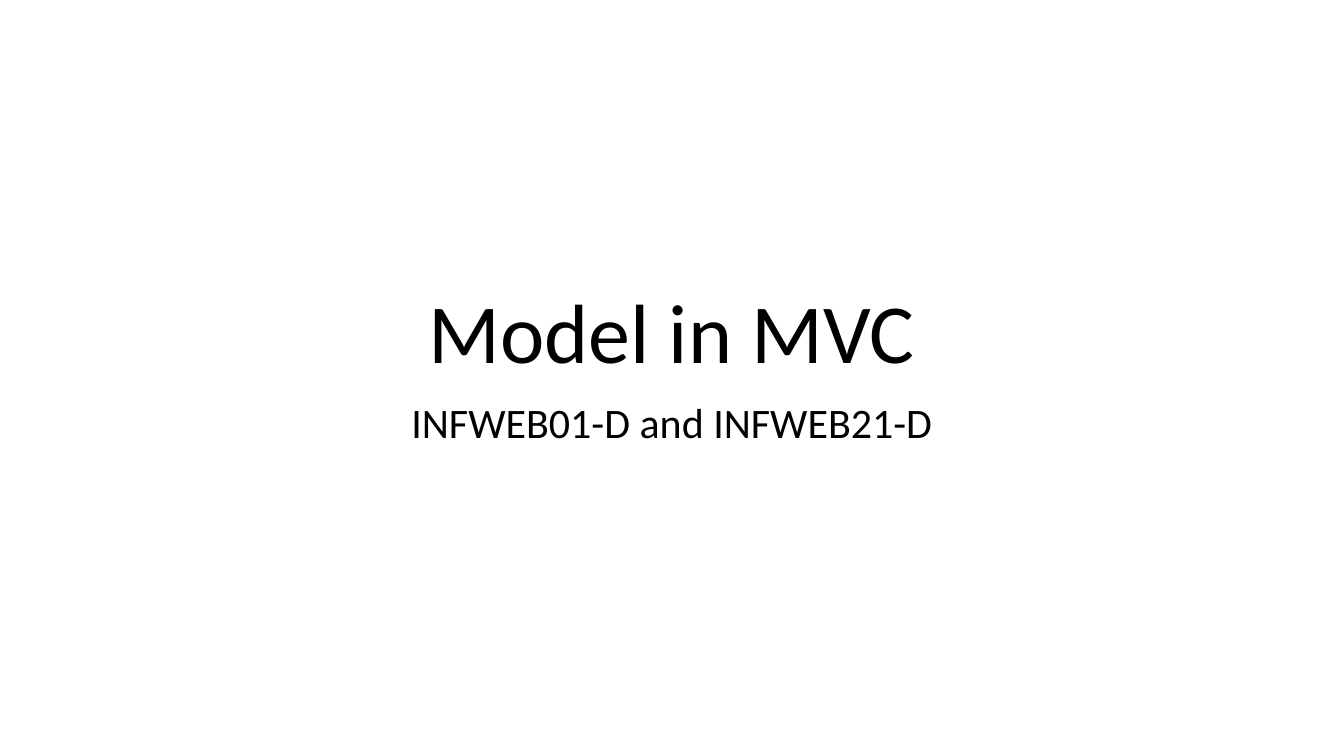
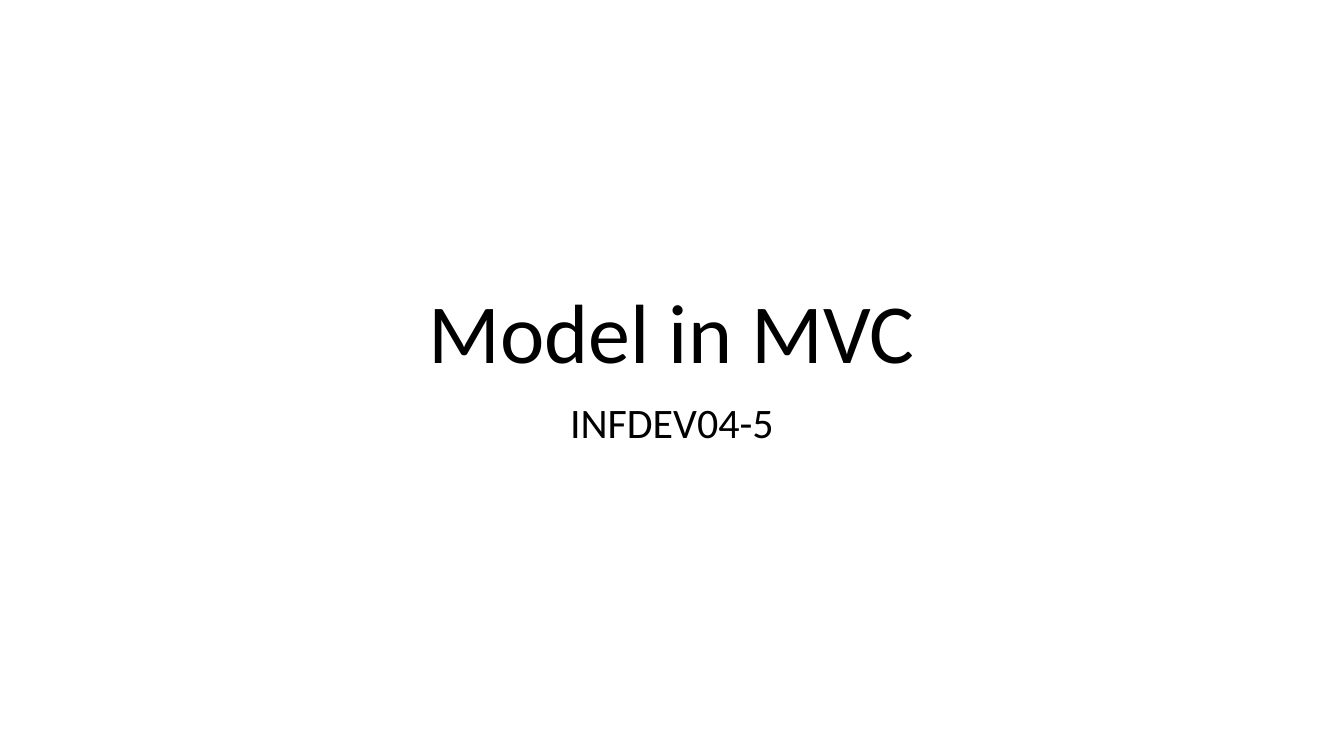
Before and after one commit to hogeschool/Development--Web, a slide deck: slide 1 of Lesson2/lesson2.pptx. Drawn at 1344x756 pixels with LibreOffice and Linux fonts; fonts in the diff are those of the drawing. Boxes give left, top, right and bottom in pixels: in the first picture for what was removed or moved away, otherwise in the second. Text is boxed around its words. In the diff, an @@ line names an element or a change of style, - is before the commit and + after.

```diff
--- a/Lesson2/lesson2.pptx
+++ b/Lesson2/lesson2.pptx
@@ subtitle at (570,410,774,439): text changed @@
-INFWEB01-D and INFWEB21-D
+INFDEV04-5
```
Also in this commit, not shown: 1 other slide changed, 2 other files.
